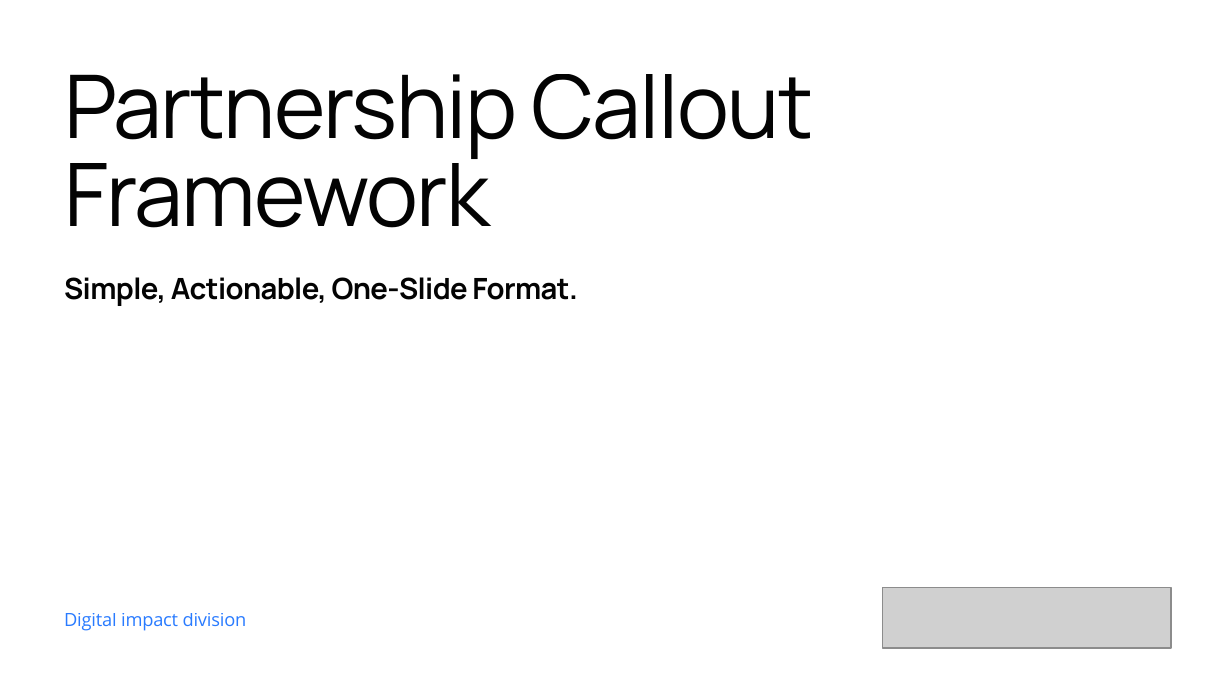
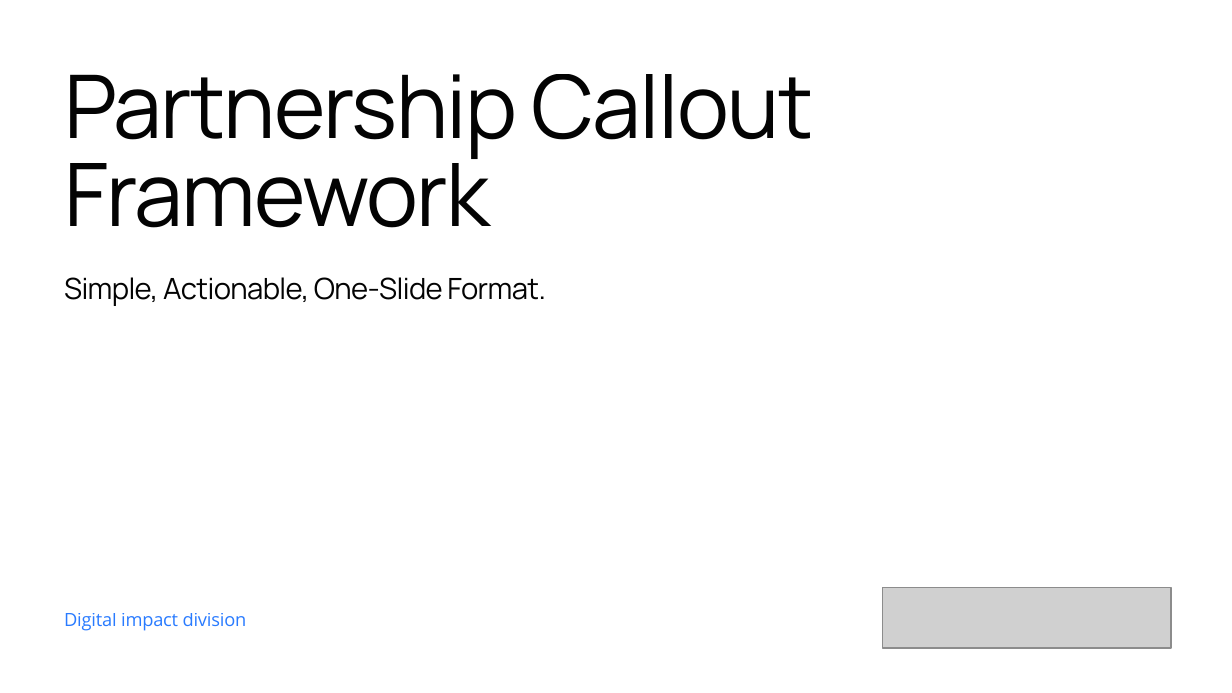
Before and after one commit to mdelprete91-cpu/presentazione, a slide deck: slide 1 of PPT giga.pptx. Drawn at 1232x693 pixels with LibreOffice and Linux fonts; fonts in the diff are those of the drawing; grey boxes stand for pictures. Boxes give left, top, right and bottom in pixels: in the first picture for what was removed or moved away, otherwise in the second. Text is boxed around its words. In the diff, an @@ line names an element or a change of style, - is before the commit and + after.

```diff
--- a/PPT giga.pptx
+++ b/PPT giga.pptx
@@ text "Simple, Actionable, One-Slide Format." at box(64, 277, 545, 306): bold off @@
```
Also in this commit, not shown: 16 other slides changed.
